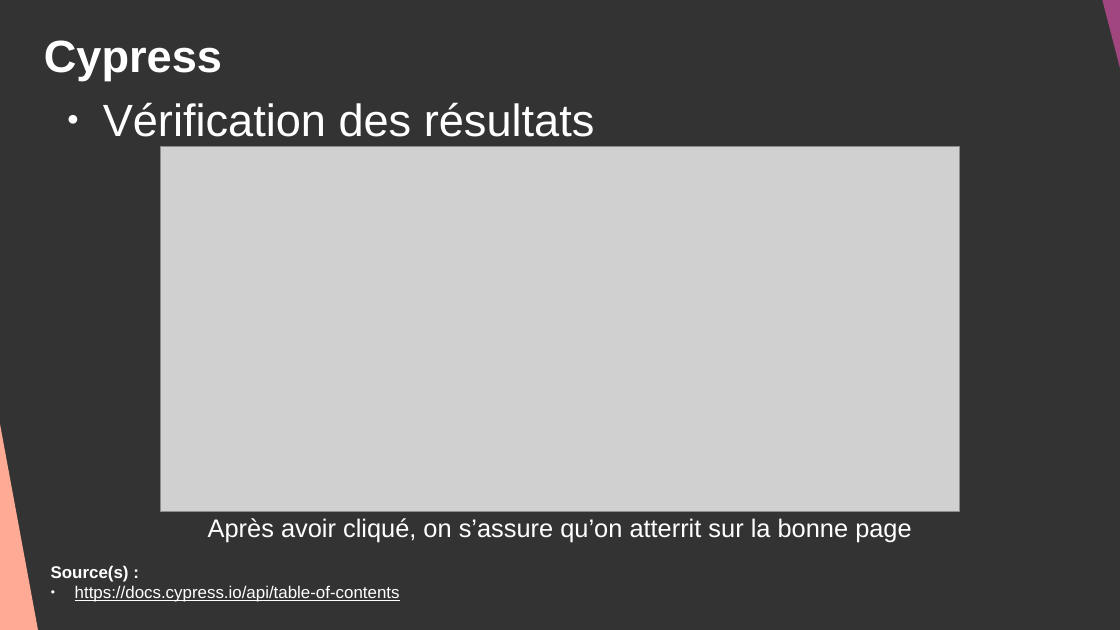
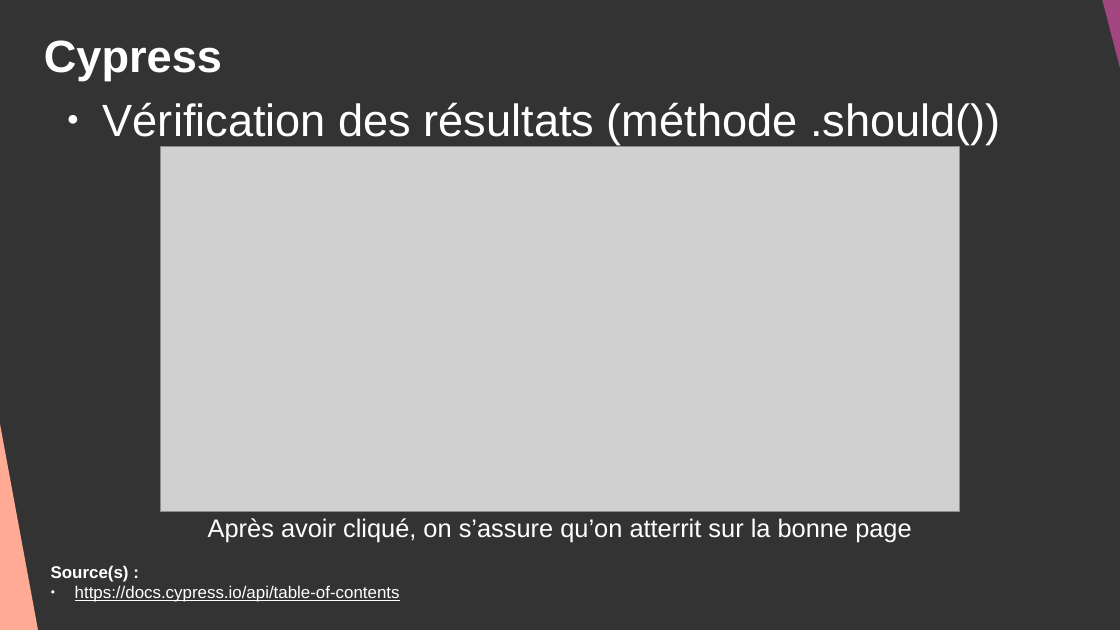
Before and after one commit to DanYellow/cours, a slide deck: slide 22 of developpement-front-s5/travaux-pratiques/numero-2/presentation.odp. Drawn at 1120x630 pixels with LibreOffice and Linux fonts; fonts in the diff are those of the drawing; grey boxes stand for pictures. Boxes give left, top, right and bottom in pixels: in the first picture for what was removed or moved away, otherwise in the second. Text is boxed around its words. In the diff, an @@ line names an element or a change of style, - is before the commit and + after.

```diff
--- a/developpement-front-s5/travaux-pratiques/numero-2/presentation.odp
+++ b/developpement-front-s5/travaux-pratiques/numero-2/presentation.odp
@@ text at (103,102,1001,145): text changed @@
-● Vérification des résultats
+● Vérification des résultats (méthode .should())
```
Also in this commit, not shown: 6 other slides changed, 13 slides added, 9 slides removed, 7 other files.
